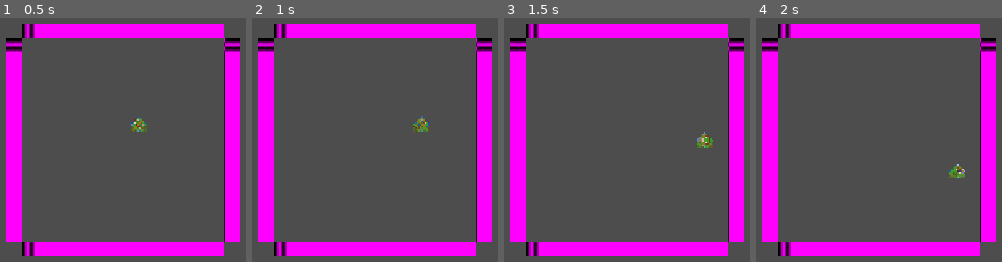
Above: before the commit, frames 1-4 (left to right).
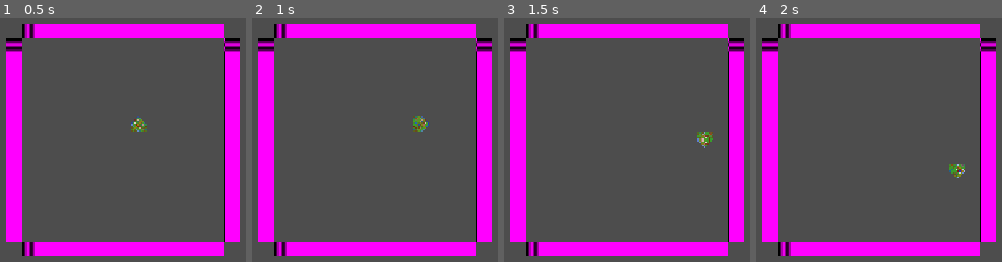
Above: after the commit, the same moments.

Repository: Irresponsible-watermelon/Snakes
Game: Godot game, scene res://Scenes/PlayerSnake.tscn
Two runs of this game, one before a commit and one after it. Both use one fixed random seed, a clock stepped at 60 frames per second and the inputs below.
Inputs:
- Up to frame 1 (0.5 s): no input
- Up to frame 2 (1 s): hold D (Right) from 0.53 s (still down)
- Up to frame 3 (1.5 s): release D (Right) at 1.28 s; hold S (Down) from 1.28 s (still down)
- Up to frame 4 (2 s): keep holding S (Down)

Frame 1 is identical in both runs. In frame 2, 0.1% of the frame differs, in the area x 65-72%, y 40-47%; in frame 3, 0.2%, in the area x 78-85%, y 46-54%; in frame 4, 0.2%.

Commit message:
direction changes reflected in snake character now

Diff:
--- a/Godot/Scripts/snake.gd
+++ b/Godot/Scripts/snake.gd
@@ -13,7 +13,12 @@
 
 var body_parts = []
 var body_texture = preload("res://Assets/Snake sprites/My_Snake_1/Body.png")
-var head_texture = preload("res://Assets/Snake sprites/My_Snake_1/Up.png")
+var head_up_texture = preload("res://Assets/Snake sprites/My_Snake_1/Up.png")
+var head_down_texture = preload("res://Assets/Snake sprites/My_Snake_1/Down.png")
+var head_left_texture = preload("res://Assets/Snake sprites/My_Snake_1/Left.png")
+var head_right_texture = preload("res://Assets/Snake sprites/My_Snake_1/Right.png")
+var head: Sprite2D
+
 @onready var snake_parts:Node = $SnakeParts
 @onready var timer = $Timer
 
@@ -26,11 +31,11 @@
 
 # Called when the node enters the scene tree for the first time.
 func _ready():
-	var head = Sprite2D.new()
+	head = Sprite2D.new()
 	head.centered = true
 	head.scale = Vector2(1,1)
 	head.position = Vector2(50,50)
-	head.texture = head_texture
+	head.texture = head_up_texture
 	snake_parts.add_child(head)
 	body_parts.append(head)
 	timer.timeout.connect(on_timeout)
@@ -56,8 +61,10 @@
 
 	var wall_collision = check_wall_collision(new_head_position)
 	if wall_collision == null:
+		head_selector(head, move_direction)
 		move_to_position(new_head_position)
-	print_debug(wall_collision)
+	else:
+		var has_collisioned = true
 
 
 func move_to_position(new_position):
@@ -73,3 +80,13 @@
 		return CollisionDirection.BOTTOM
 	elif new_head_position.x == walls_dict["right"].position.x and move_direction == Vector2.RIGHT:
 		return CollisionDirection.RIGHT
+
+func head_selector(head: Sprite2D, move_direction: Vector2):
+	if move_direction == Vector2.UP:
+		head.texture = head_up_texture
+	elif move_direction == Vector2.DOWN:
+		head.texture = head_down_texture
+	elif move_direction == Vector2.LEFT:
+		head.texture = head_left_texture
+	elif move_direction ==  Vector2.RIGHT:
+		head.texture = head_right_texture
